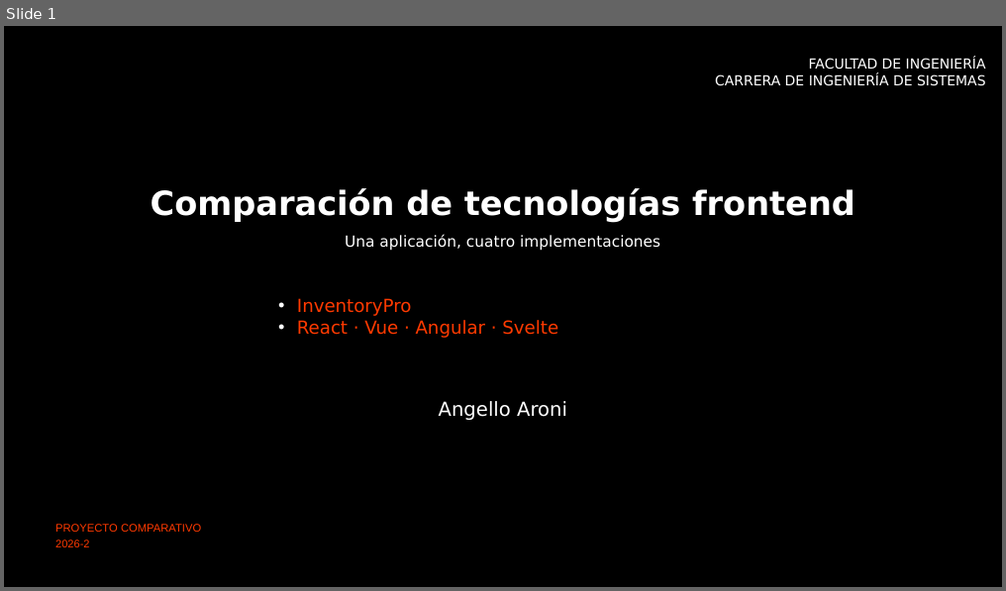
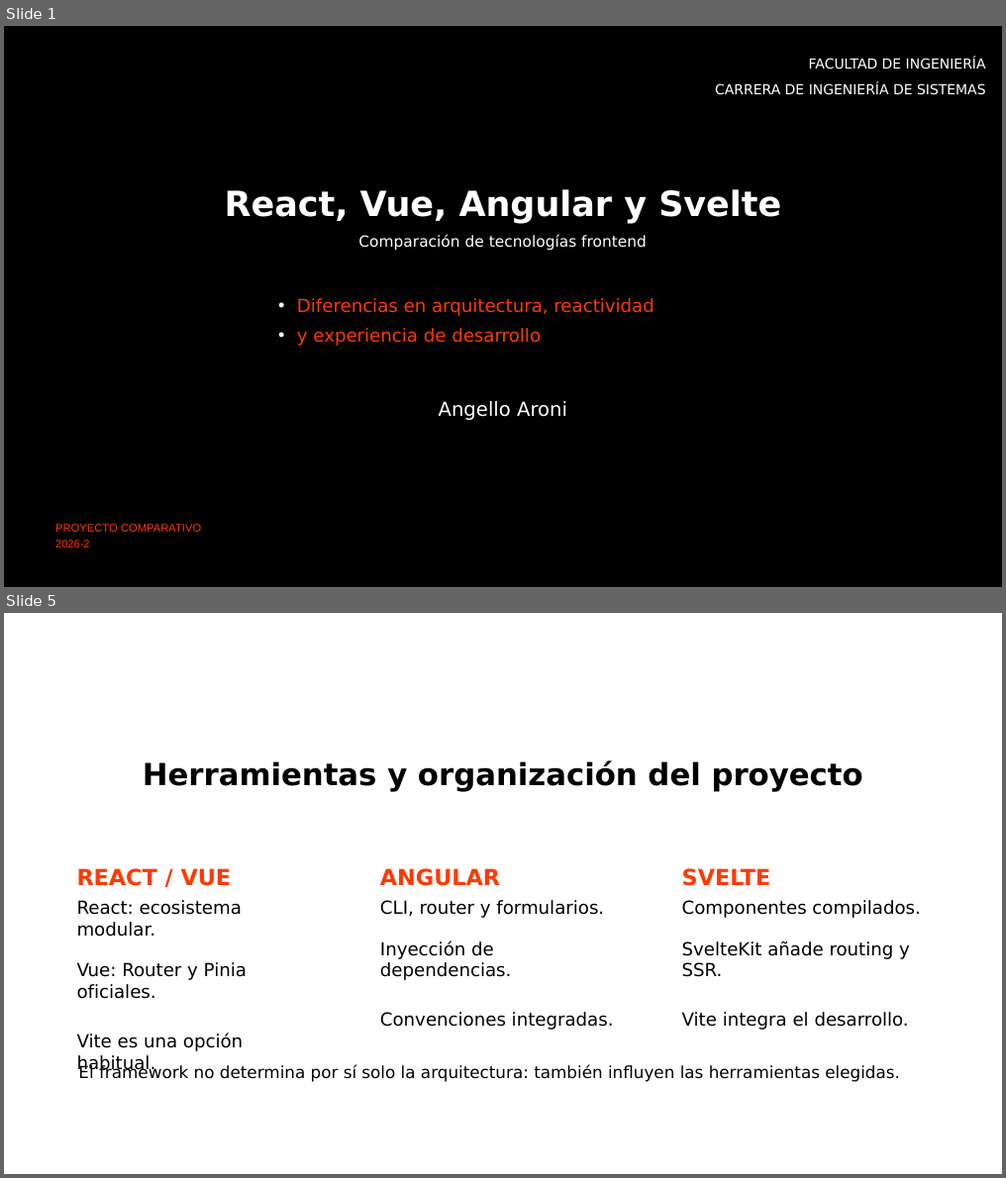
Before and after one commit to angelloaroni/ArquiSoftIndividual, a slide deck: presentacion/Comparativa_Frontend_InventoryPro.pptx. Shown one above the other, each under a label of ours: slide 1 before the commit, slides 1 and 5 after it; the slides between them are not shown. The pictures are 1006x591 and 1006x1178 pixels, drawn with LibreOffice and Linux fonts; fonts in the diff are those of the drawing; background and template pictures are left out. Boxes give left, top, right and bottom in pixels: in the first picture for what was removed or moved away, otherwise in the second. Text is boxed around its words. In the diff, an @@ line names an element or a change of style, - is before the commit and + after.

Commit message:
Focus slides on framework differences and update presentation script

```diff
--- a/presentacion/Comparativa_Frontend_InventoryPro.pptx
+++ b/presentacion/Comparativa_Frontend_InventoryPro.pptx
@@ slide 5 added at (x1=4, y1=613, x2=1002, y2=1174), background #FFFFFF @@
@@ title added at (x1=143, y1=761, x2=863, y2=792), 22 pt, text #000000, bold @@
+Herramientas y organización del proyecto
@@ subtitle added at (x1=77, y1=868, x2=232, y2=886), 16 pt, text #FF3A00, bold @@
+REACT / VUE
@@ subtitle added at (x1=380, y1=868, x2=500, y2=886), 16 pt, text #FF3A00, bold @@
+ANGULAR
@@ subtitle added at (x1=682, y1=868, x2=771, y2=886), 16 pt, text #FF3A00, bold @@
+SVELTE
@@ subtitle added at (x1=77, y1=900, x2=247, y2=1052), 13 pt, text #000000 @@
+React: ecosistema modular.
+Vue: Router y Pinia oficiales.
+Vite es una opción habitual.
@@ subtitle added at (x1=380, y1=900, x2=614, y2=1030), 13 pt, text #000000 @@
+CLI, router y formularios.
+Inyección de dependencias.
+Convenciones integradas.
@@ subtitle added at (x1=682, y1=900, x2=920, y2=1030), 13 pt, text #000000 @@
+Componentes compilados.
+SvelteKit añade routing y SSR.
+Vite integra el desarrollo.
@@ text added at (x1=78, y1=1065, x2=900, y2=1082), 12 pt, text #000000 @@
+El framework no determina por sí solo la arquitectura: también influyen las herramientas elegidas.
@@ slide 1 changed as well @@
@@ text "FACULTAD DE INGENIERÍA" at (x1=715, y1=58, x2=986, y2=95): more space between paragraphs @@
@@ title at (x1=225, y1=189, x2=781, y2=224): text changed; size 24 to 25 pt @@
-Comparación de tecnologías frontend
+React, Vue, Angular y Svelte
@@ text at (x1=358, y1=234, x2=647, y2=251): text changed @@
-Una aplicación, cuatro implementaciones
+Comparación de tecnologías frontend
@@ text at (x1=297, y1=298, x2=653, y2=346): text changed @@
-• InventoryPro
-• React · Vue · Angular · Svelte
+• Diferencias en arquitectura, reactividad
+• y experiencia de desarrollo
```
Also in this commit, not shown: 3 other slides changed, 2 other slides added, 3 slides removed, 3 other files.
